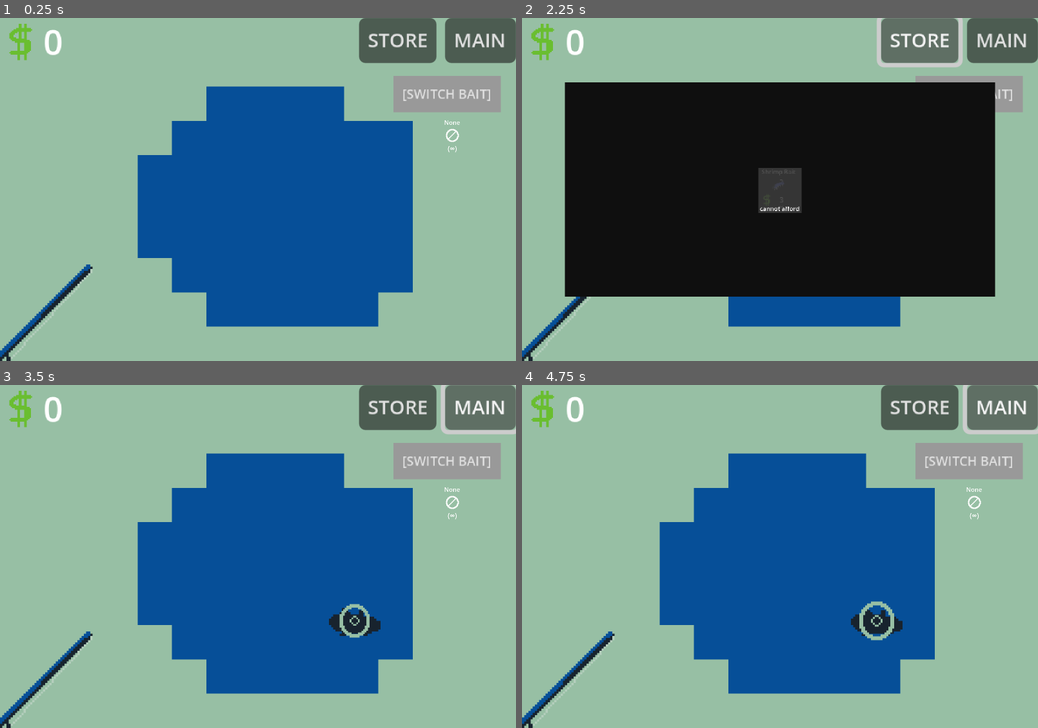
Above: before the commit, frames 1-4 (two rows, left to right).
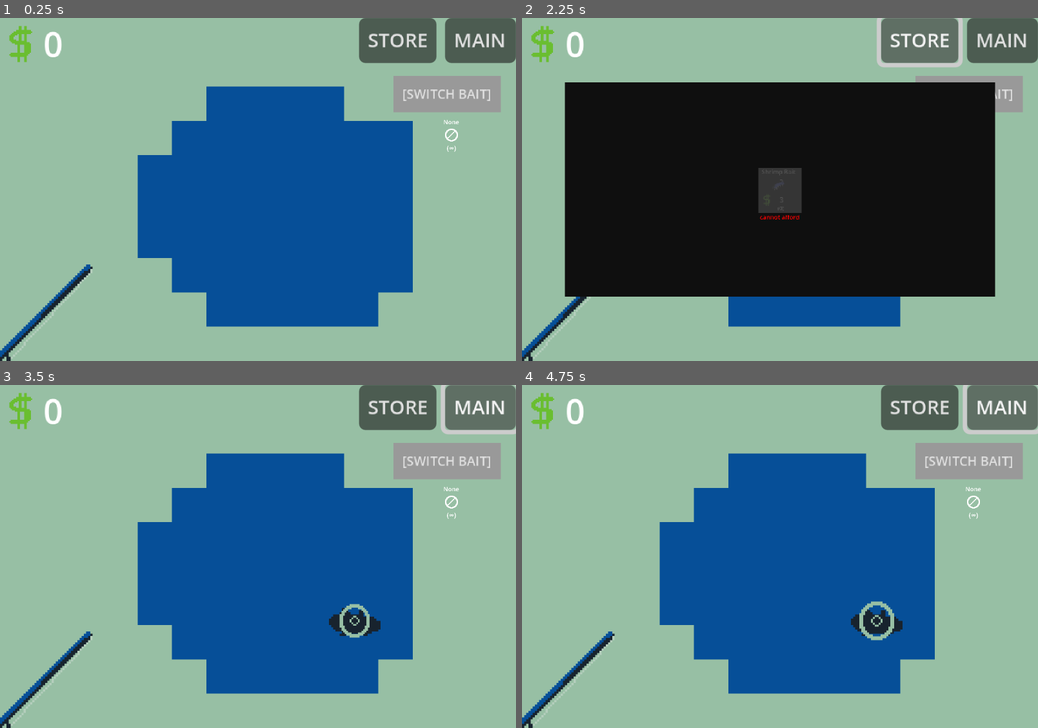
Above: after the commit, the same moments.

Repository: mathew-tran/fish-clicker
Game: Godot game, scene res://Scenes/Main.tscn
Same seed, same stepped clock (60 frames per second), same inputs: the game is played once before the commit and once after it.
Inputs:
- Up to frame 1 (0.25 s): no input
- Up to frame 2 (2.25 s): click "STORE" at 0.5 s; click "MAIN" at 1.25 s; click "STORE" at 2 s
- Up to frame 3 (3.5 s): click "MAIN" at 2.75 s
- Up to frame 4 (4.75 s): click "STORE" at 3.5 s; click "MAIN" at 4.25 s

The runs differ from the first frame. In frame 1, 0.3% of the frame differs, in the area x 1-90%, y 1-40%; in frame 2, 0.3%, in the area x 1-54%, y 1-59%; in frame 3, 0.3%; in frame 4, 0.3%.

Commit message:
baits can be used, also fish have random rarities (can be used for future challenges)

Diff:
--- a/fishclicker/Prefabs/Fish.tscn
+++ b/fishclicker/Prefabs/Fish.tscn
@@ -1,10 +1,11 @@
-[gd_scene load_steps=9 format=3 uid="uid://lq2p2dxhm7r7"]
+[gd_scene load_steps=10 format=3 uid="uid://lq2p2dxhm7r7"]
 
 [ext_resource type="Texture2D" uid="uid://mcnxhrnpmffy" path="res://Art/Sprites/Fish/Small.png" id="1_b0x67"]
 [ext_resource type="Script" uid="uid://blmdcy45jk4rt" path="res://Scripts/Fish.gd" id="1_bd4gt"]
 [ext_resource type="PackedScene" uid="uid://kabmds7dffp3" path="res://Prefabs/Activity.tscn" id="2_lxnhx"]
 [ext_resource type="PackedScene" uid="uid://c2tnx6dteb1h6" path="res://Prefabs/Splash.tscn" id="3_uukyq"]
 [ext_resource type="Texture2D" uid="uid://cthfkkaock6k" path="res://Art/Sprites/Fish/Detail/GoldFish.png" id="5_p83jl"]
+[ext_resource type="Texture2D" uid="uid://datcuha3aklih" path="res://Art/Ui/Stars.png" id="6_4xv0j"]
 
 [sub_resource type="Animation" id="Animation_yja77"]
 length = 0.001
@@ -53,7 +54,7 @@
 
 [node name="AnimationPlayer" type="AnimationPlayer" parent="FishSprite"]
 libraries = {
-"": SubResource("AnimationLibrary_1vj5r")
+&"": SubResource("AnimationLibrary_1vj5r")
 }
 speed_scale = 4.0
 
@@ -77,6 +78,34 @@
 texture = ExtResource("5_p83jl")
 script = ExtResource("1_bd4gt")
 
+[node name="Rarity" type="HBoxContainer" parent="DetailedFish"]
+custom_minimum_size = Vector2(100, 0)
+offset_left = -20.0
+offset_right = 80.0
+offset_bottom = 40.0
+scale = Vector2(0.4, 0.4)
+alignment = 1
+
+[node name="TextureRect" type="TextureRect" parent="DetailedFish/Rarity"]
+layout_mode = 2
+texture = ExtResource("6_4xv0j")
+stretch_mode = 4
+
+[node name="TextureRect2" type="TextureRect" parent="DetailedFish/Rarity"]
+layout_mode = 2
+texture = ExtResource("6_4xv0j")
+stretch_mode = 4
+
+[node name="TextureRect3" type="TextureRect" parent="DetailedFish/Rarity"]
+layout_mode = 2
+texture = ExtResource("6_4xv0j")
+stretch_mode = 4
+
+[node name="TextureRect4" type="TextureRect" parent="DetailedFish/Rarity"]
+layout_mode = 2
+texture = ExtResource("6_4xv0j")
+stretch_mode = 4
+
 [node name="RunAwayTimer" type="Timer" parent="."]
 one_shot = true
 
--- a/fishclicker/Prefabs/UI/BaitButton.tscn
+++ b/fishclicker/Prefabs/UI/BaitButton.tscn
@@ -44,6 +44,7 @@
 horizontal_alignment = 1
 
 [node name="CannotAfford" type="Panel" parent="."]
+layout_mode = 0
 offset_right = 100.0
 offset_bottom = 105.0
 scale = Vector2(0.2, 0.2)
--- a/fishclicker/Prefabs/UI/MoneyUI.tscn
+++ b/fishclicker/Prefabs/UI/MoneyUI.tscn
@@ -1,11 +1,48 @@
-[gd_scene load_steps=3 format=3 uid="uid://cs6oynhlgroby"]
+[gd_scene load_steps=6 format=3 uid="uid://cs6oynhlgroby"]
 
 [ext_resource type="Texture2D" uid="uid://b2xdh1xgrnr8j" path="res://Art/Ui/Money.png" id="1_h38pi"]
 [ext_resource type="Script" uid="uid://bg3vrglgbld1b" path="res://Scripts/UI/MoneyUI.gd" id="1_hrhlg"]
 
+[sub_resource type="Animation" id="Animation_xokbh"]
+resource_name = "anim"
+tracks/0/type = "value"
+tracks/0/imported = false
+tracks/0/enabled = true
+tracks/0/path = NodePath(".:scale")
+tracks/0/interp = 1
+tracks/0/loop_wrap = true
+tracks/0/keys = {
+"times": PackedFloat32Array(0, 1),
+"transitions": PackedFloat32Array(1, 1),
+"update": 0,
+"values": [Vector2(0.2, 0.2), Vector2(1, 1)]
+}
+
+[sub_resource type="Animation" id="Animation_61qg5"]
+length = 0.001
+tracks/0/type = "value"
+tracks/0/imported = false
+tracks/0/enabled = true
+tracks/0/path = NodePath(".:scale")
+tracks/0/interp = 1
+tracks/0/loop_wrap = true
+tracks/0/keys = {
+"times": PackedFloat32Array(0),
+"transitions": PackedFloat32Array(1),
+"update": 0,
+"values": [Vector2(1, 1)]
+}
+
+[sub_resource type="AnimationLibrary" id="AnimationLibrary_2a11f"]
+_data = {
+&"RESET": SubResource("Animation_61qg5"),
+&"anim": SubResource("Animation_xokbh")
+}
+
 [node name="MoneyUI" type="HBoxContainer"]
-offset_right = 48.0
-offset_bottom = 23.0
+offset_right = 50.0
+offset_bottom = 25.0
+pivot_offset = Vector2(25, 12.5)
 theme_override_constants/separation = 0
 script = ExtResource("1_hrhlg")
 
@@ -19,3 +56,9 @@
 [node name="Label" type="Label" parent="."]
 layout_mode = 2
 text = "100"
+
+[node name="AnimationPlayer" type="AnimationPlayer" parent="."]
+libraries = {
+&"": SubResource("AnimationLibrary_2a11f")
+}
+speed_scale = 5.0
--- a/fishclicker/Prefabs/UI/PurchaseBaitButton.tscn
+++ b/fishclicker/Prefabs/UI/PurchaseBaitButton.tscn
@@ -1,14 +1,14 @@
 [gd_scene load_steps=6 format=3 uid="uid://c31b1is8yq1ur"]
 
-[ext_resource type="Texture2D" uid="uid://6741aa4kayh" path="res://Art/Sprites/Bait/ShrimpBait.png" id="1_3gwrk"]
 [ext_resource type="Script" uid="uid://dwqrvufhgbs1h" path="res://Scripts/UI/PurchaseBaitButton.gd" id="1_brl42"]
 [ext_resource type="Texture2D" uid="uid://b2xdh1xgrnr8j" path="res://Art/Ui/Money.png" id="2_brl42"]
 [ext_resource type="Resource" uid="uid://bb16lfrygisqc" path="res://Resources/Levels/Baits/BAIT_NONE.tres" id="2_xuaqq"]
+[ext_resource type="Texture2D" uid="uid://d07cgpr0enos" path="res://Art/Sprites/Bait/NoneBait.png" id="3_xuaqq"]
 
 [sub_resource type="StyleBoxFlat" id="StyleBoxFlat_xuaqq"]
 bg_color = Color(0.227451, 0.227451, 0.227451, 0.878431)
 
-[node name="Button" type="Button"]
+[node name="BAIT-None" type="Button"]
 custom_minimum_size = Vector2(20, 20)
 script = ExtResource("1_brl42")
 BaitToSell = ExtResource("2_xuaqq")
@@ -25,14 +25,14 @@
 [node name="Title" type="Label" parent="VBoxContainer"]
 layout_mode = 2
 theme_override_font_sizes/font_size = 14
-text = "Shrimp Bait"
+text = "None"
 horizontal_alignment = 1
 
 [node name="Image" type="TextureRect" parent="VBoxContainer"]
 custom_minimum_size = Vector2(32, 32)
 layout_mode = 2
 mouse_filter = 2
-texture = ExtResource("1_3gwrk")
+texture = ExtResource("3_xuaqq")
 expand_mode = 2
 stretch_mode = 5
 
@@ -51,7 +51,7 @@
 [node name="Amount" type="Label" parent="VBoxContainer/HBoxContainer"]
 custom_minimum_size = Vector2(50, 0)
 layout_mode = 2
-text = "20"
+text = "0"
 
 [node name="Owned" type="Label" parent="."]
 custom_minimum_size = Vector2(50, 0)
@@ -61,6 +61,7 @@
 offset_right = 58.0
 offset_bottom = 40.0
 scale = Vector2(0.1, 0.1)
+theme_override_font_sizes/font_size = 25
 text = "(0)"
 horizontal_alignment = 1
 
@@ -77,9 +78,11 @@
 anchor_top = 1.0
 anchor_right = 1.0
 anchor_bottom = 1.0
-offset_top = -20.0
+offset_top = 6.10352e-05
+offset_bottom = 20.0001
 grow_horizontal = 2
 grow_vertical = 0
+theme_override_colors/font_color = Color(1, 0, 0, 1)
 theme_override_font_sizes/font_size = 14
 text = "cannot afford"
 horizontal_alignment = 1
--- a/fishclicker/Prefabs/UI/SwitchBaitButton.tscn
+++ b/fishclicker/Prefabs/UI/SwitchBaitButton.tscn
@@ -15,6 +15,42 @@
 
 [sub_resource type="StyleBoxFlat" id="StyleBoxFlat_uwtg6"]
 
+[sub_resource type="Animation" id="Animation_y8ast"]
+resource_name = "anim"
+tracks/0/type = "value"
+tracks/0/imported = false
+tracks/0/enabled = true
+tracks/0/path = NodePath("Container:scale")
+tracks/0/interp = 1
+tracks/0/loop_wrap = true
+tracks/0/keys = {
+"times": PackedFloat32Array(0, 1),
+"transitions": PackedFloat32Array(1, 1),
+"update": 0,
+"values": [Vector2(1e-05, 1e-05), Vector2(0.2, 0.2)]
+}
+
+[sub_resource type="Animation" id="Animation_1skfn"]
+length = 0.001
+tracks/0/type = "value"
+tracks/0/imported = false
+tracks/0/enabled = true
+tracks/0/path = NodePath("Container:scale")
+tracks/0/interp = 1
+tracks/0/loop_wrap = true
+tracks/0/keys = {
+"times": PackedFloat32Array(0),
+"transitions": PackedFloat32Array(1),
+"update": 0,
+"values": [Vector2(0.2, 0.2)]
+}
+
+[sub_resource type="AnimationLibrary" id="AnimationLibrary_jaa45"]
+_data = {
+&"RESET": SubResource("Animation_1skfn"),
+&"anim": SubResource("Animation_y8ast")
+}
+
 [node name="SwitchBaitButton" type="Button"]
 offset_right = 50.0
 offset_bottom = 17.0
@@ -30,11 +66,12 @@
 
 [node name="Container" type="VBoxContainer" parent="."]
 layout_mode = 2
-offset_left = 17.0
-offset_top = 19.0
-offset_right = 121.0
-offset_bottom = 111.0
+offset_left = -28.0
+offset_top = -27.0
+offset_right = 82.0
+offset_bottom = 83.0
 scale = Vector2(0.2, 0.2)
+pivot_offset = Vector2(55, 55)
 mouse_filter = 2
 alignment = 1
 
@@ -58,4 +95,10 @@
 "
 horizontal_alignment = 1
 
+[node name="AnimationPlayer" type="AnimationPlayer" parent="."]
+libraries = {
+&"": SubResource("AnimationLibrary_jaa45")
+}
+speed_scale = 5.0
+
 [connection signal="button_up" from="." to="." method="_on_button_up"]
--- a/fishclicker/Resources/FishData.gd
+++ b/fishclicker/Resources/FishData.gd
@@ -8,6 +8,13 @@
 	LARGE
 }
 
+enum CONDITION {
+	POOR,
+	AVERAGE,
+	GREAT,
+	EXCELLENT
+}
+
 @export var FishImage : Texture
 @export var FishName = ""
 @export var FishSize : SIZE
@@ -15,3 +22,32 @@
 @export var Tugs = 3
 @export var TimeLimit = 5.0
 @export var Cost = 0
+var Condition : CONDITION
+
+func DetermineCondition():
+	var result = randi() % 100
+	if result <= 80:
+		Condition = CONDITION.POOR
+	elif result <= 85:
+		Condition = CONDITION.AVERAGE
+	elif result <= 90:
+		Condition = CONDITION.GREAT
+	else:
+		Condition = CONDITION.EXCELLENT
+
+func SellFish():
+	var amount = 0
+	amount = Cost + randi() % 3
+
+	match Condition:
+		CONDITION.POOR:
+			pass
+		CONDITION.AVERAGE:
+			amount *= 1.2
+		CONDITION.GREAT:
+			amount *= 1.8
+		CONDITION.EXCELLENT:
+			amount *= 2.0
+
+	amount = round(amount)
+	Finder.GetGameManager().AddMoney(amount)
--- a/fishclicker/Scripts/Fish.gd
+++ b/fishclicker/Scripts/Fish.gd
@@ -27,6 +27,11 @@
 	$RunAwayTimer.wait_time = fishData.TimeLimit + randf_range(1, 5)
 	$DetailedFish.texture = fishData.FishImage
 	FishDataReference = fishData
+	FishDataReference.DetermineCondition()
+	var starsToShow = FishDataReference.Condition + 1
+	print(starsToShow)
+	for x in range(0, $DetailedFish/Rarity.get_child_count()):
+		$DetailedFish/Rarity.get_child(x).visible = x < starsToShow
 
 	match fishData.FishSize:
 		FishData.SIZE.EXTRA_SMALL:
@@ -58,7 +63,7 @@
 				var fishTween = get_tree().create_tween()
 				fishTween.tween_property($DetailedFish, "scale", Vector2.ONE, .1)
 				await fishTween.finished
-				Finder.GetGameManager().AddMoney(FishDataReference.Cost)
+				FishDataReference.SellFish()
 				$SplashAnim.visible = false
 				$FishSprite.visible = false
 				$RunAwayTimer.stop()
--- a/fishclicker/Scripts/FishSpawner.gd
+++ b/fishclicker/Scripts/FishSpawner.gd
@@ -2,16 +2,12 @@
 
 class_name FishSpawner
 
-var CurrentBait : BaitData
 
+
+signal FishBite
 func _ready():
-	Finder.GetGameManager().BaitChanged.connect(OnBaitChanged)
 	DetermineTime()
-	if CurrentBait == null:
-		CurrentBait = load("res://Resources/Levels/Baits/BAIT_NONE.tres")
 
-func OnBaitChanged(baitData):
-	CurrentBait = baitData
 
 func DetermineTime():
 	$Timer.wait_time = randf_range(2, 4)
@@ -27,11 +23,11 @@
 	var newSpawn = Spawns[0].global_position
 	var fishInstance = load("res://Prefabs/Fish.tscn").instantiate() as Fish
 	fishInstance.global_position = newSpawn
-	fishInstance.Setup(CurrentBait.GetRandomFish())
+	fishInstance.Setup(Finder.GetGameManager().CurrentBait.GetRandomFish())
 	add_child(fishInstance)
 	fishInstance.Dead.connect(OnFishDead)
 	fishInstance.Caught.connect(OnFishCaught)
-
+	Finder.GetGameManager().UseCurrentBait()
 
 
 func OnFishDead():
--- a/fishclicker/Scripts/GameManager.gd
+++ b/fishclicker/Scripts/GameManager.gd
@@ -8,12 +8,16 @@
 
 signal BaitChanged(baitData)
 
+var DefaultBait = load("res://Resources/Levels/Baits/BAIT_NONE.tres")
+var CurrentBait : BaitData
+
 var GameData = {
 
 }
 
 
 func _ready():
+
 	GameData["Money"] = 0
 	GameData["BaitInventory"] = {
 
@@ -21,9 +25,11 @@
 
 	await get_tree().process_frame
 	AddMoney(0)
-	BaitChanged.emit(load("res://Resources/Levels/Baits/BAIT_NONE.tres"))
+	ChangeBait(DefaultBait)
 
-
+func ChangeBait(baitData):
+	CurrentBait = baitData
+	BaitChanged.emit(baitData)
 
 func GetBait(baitName):
 	if GameData["BaitInventory"].has(baitName):
@@ -40,9 +46,18 @@
 	if GameData["BaitInventory"].has(baitName):
 			GameData["BaitInventory"][baitName] -= amount
 
+func UseCurrentBait():
+	if CurrentBait.bIsInfinite:
+		return
+	else:
+		RemoveBait(CurrentBait.BaitName, 1)
+		if GetBait(CurrentBait.BaitName) <= 0:
+			ChangeBait(DefaultBait)
+		ChangeBait(CurrentBait)
+
 func AddMoney(amount):
 	if GameData.has("Money"):
-		GameData["Money"] += amount
+		GameData["Money"] += int(amount)
 	MoneyUpdate.emit(GetMoney())
 
 func RemoveMoney(amount):
--- a/fishclicker/Scripts/UI/BaitButton.gd
+++ b/fishclicker/Scripts/UI/BaitButton.gd
@@ -29,7 +29,7 @@
 
 func _on_button_up() -> void:
 	if HasBait():
-		Finder.GetGameManager().BaitChanged.emit(OwnedBait)
+		Finder.GetGameManager().ChangeBait(OwnedBait)
 		Update()
 		Finder.GetPlayerUI().UpdateUI(PlayerUI.STATE.DEFAULT)
 
--- a/fishclicker/Scripts/UI/MoneyUI.gd
+++ b/fishclicker/Scripts/UI/MoneyUI.gd
@@ -6,3 +6,4 @@
 
 func OnMoneyUpdate(amount):
 	$Label.text = str(amount)
+	$AnimationPlayer.play("anim")
--- a/fishclicker/Scripts/UI/SwitchBaitButton.gd
+++ b/fishclicker/Scripts/UI/SwitchBaitButton.gd
@@ -7,6 +7,7 @@
 
 func OnBaitChanged(baitData):
 	Setup(baitData)
+	$AnimationPlayer.play("anim")
 
 func Setup(bait : BaitData):
 	BaitRef = bait
Binary file added: fishclicker/Art/Ui/Stars.png
Not shown, added: fishclicker/Art/Ui/Stars.png.import
Not shown: 1 places in fishclicker/Prefabs/UI/SwitchBaitButton.tscn that only renumber resources
